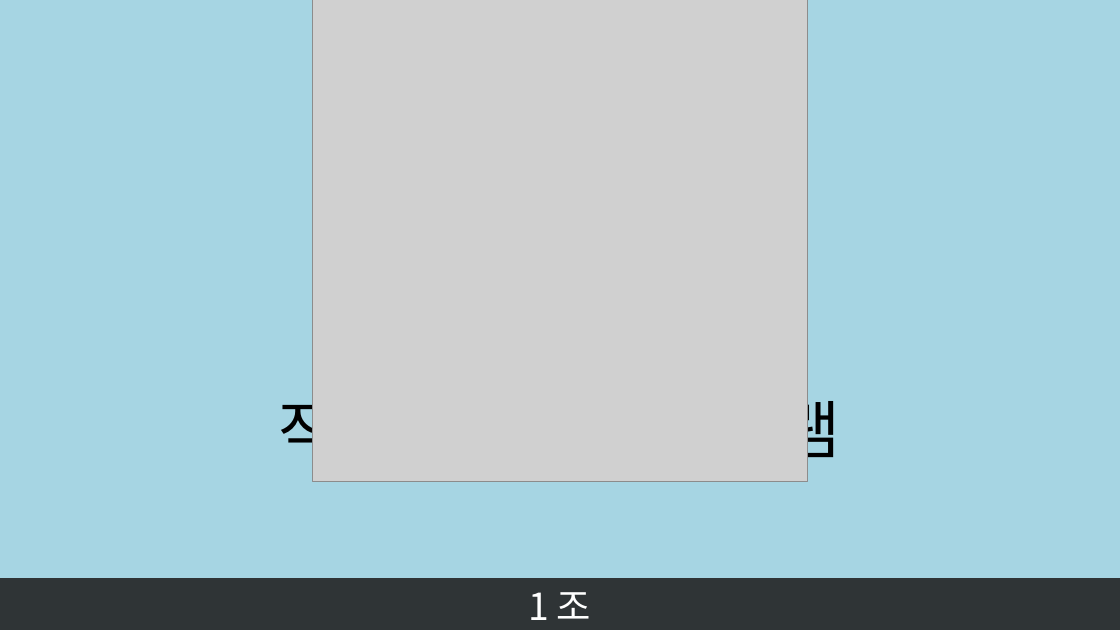
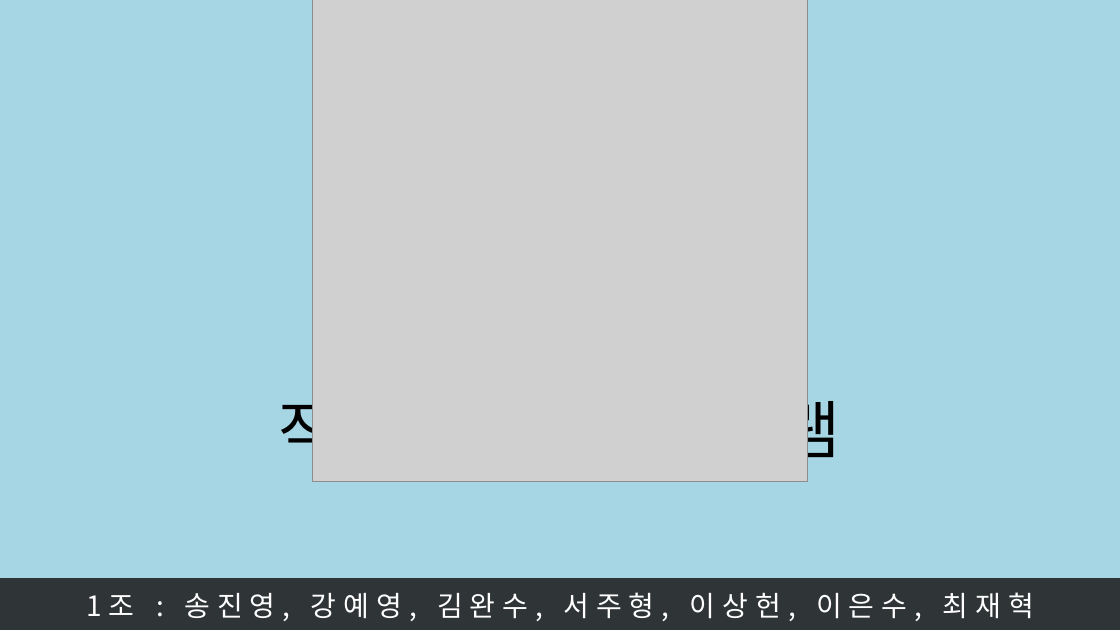
Before and after one commit to sjin9696/Aduino_C_sharp_1Team, a slide deck: slide 1 of 문서자료/발표자료.pptx. Drawn at 1120x630 pixels with LibreOffice and Linux fonts; fonts in the diff are those of the drawing; grey boxes stand for pictures. Boxes give left, top, right and bottom in pixels: in the first picture for what was removed or moved away, otherwise in the second. Text is boxed around its words. In the diff, an @@ line names an element or a change of style, - is before the commit and + after.

```diff
--- a/문서자료/발표자료.pptx
+++ b/문서자료/발표자료.pptx
@@ rectangle added at <box>3,582,1120,630</box>, fill #2F3436, outline #2F3436 1 pt @@
@@ text added at <box>86,592,1034,621</box>, 24 pt, text #FFFFFF @@
+1조 : 송진영, 강예영, 김완수, 서주형, 이상헌, 이은수, 최재혁
@@ text removed at <box>529,592,591,620</box> @@
-1조
```
Also in this commit, not shown: 1 other slide changed.
